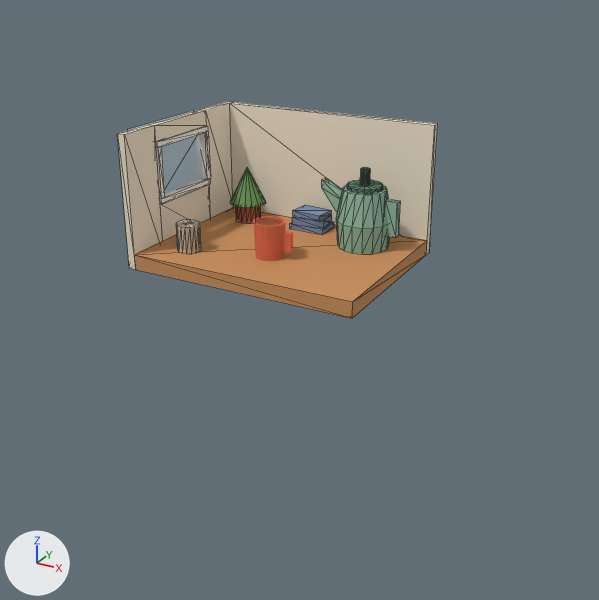
What one commit did to the glTF model public/models/nook.glb.
Rendered twice from a 50 mm lens placed at (0.994, -1.726, 0.726), pointed at (0.135, -0.164, -0.054). Lighting does not change. The marker at lower left points along +X, +Y and +Z. The older version comes first. Mesh edges are drawn as thin lines on the coarser meshes. Where no turn or scale is listed for an object, it has been applied to the vertices. Vertices at exactly the same position are counted once.

Names of what the first picture shows: 'Kettle', 'Mug', 'Room', 'Window_Glass', 'Window_Sky' and 1 more.
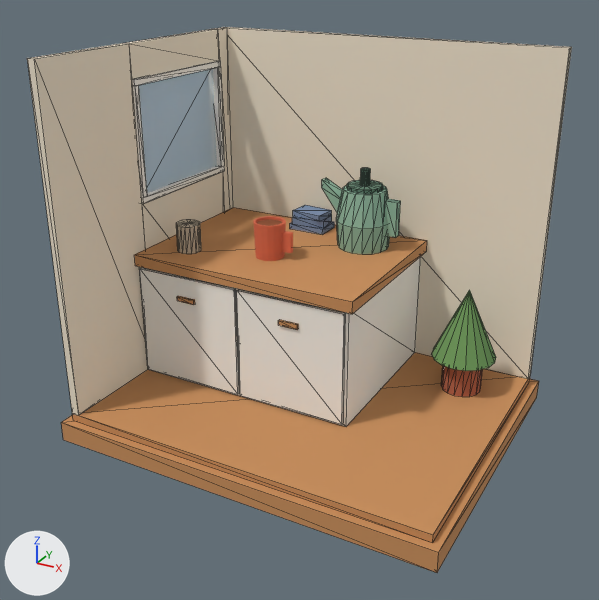
Where the change shows, as pixel boxes [x1, y1, x2, y2] in the pictures (599 x 600 px):
'Room', reshaped (70% wider, 152% taller)
    before: [118, 102, 438, 318]
    after: [27, 27, 572, 573]
'Window_Glass', moved
    before: [162, 134, 203, 194]
    after: [139, 68, 217, 193]
'Window_Sky', reshaped (not visible afterwards)
    before: [128, 110, 194, 130]
part 1 of me_room, added (pale yellow)
    after: [27, 43, 148, 416]
part 2 of me_room, added
    after: [142, 172, 225, 249]
part 3 of me_room, added
    after: [61, 379, 539, 573]
part 4 of me_room, added (orange)
    after: [72, 352, 530, 543]
part 5 of me_room, added
    after: [177, 296, 195, 305]
part 6 of me_room, added
    after: [278, 320, 298, 330]
part 7 of me_room, added
    after: [139, 256, 421, 427]
part 8 of me_room, added
    after: [140, 268, 239, 394]
part 9 of me_room, added
    after: [237, 289, 346, 424]
part 10 of me_room, added
    after: [142, 166, 225, 204]
part 11 of me_room, added
    after: [432, 290, 496, 397]
part 12 of me_room, added
    after: [126, 27, 572, 379]
part 13 of me_room, added
    after: [132, 61, 224, 198]
part 14 of me_room, reshaped
    before: [118, 125, 427, 318]
    after: [134, 241, 427, 314]

The change, as a diff of the scene's bpy script:
```diff
--- a/public/models/nook.glb.py
+++ b/public/models/nook.glb.py
@@ me_room @@
 # used by ob_room; location = (0.0, 0.0, 0.0)
-me_room.from_pydata(...)  # 183 vertices, 316 faces; spans x -0.325..0.3, y -0.225..0.245, z -0.04..0.3
+me_room.from_pydata(...)  # 237 vertices, 400 faces; spans x -0.34..0.62, y -0.495..0.265, z -0.4..0.5
+# me_room part 1: a new loose piece, a box spanning x -0.32..-0.3, y -0.475..-0.18, z -0.33..0.5, in mat_mat_wall (pale yellow #f2e6d0)
+# me_room part 2: a new loose piece, a box spanning x -0.32..-0.3, y -0.18..0.18, z -0.33..0.12, in mat_mat_wall (pale yellow #f2e6d0)
+# me_room part 3: a new loose piece, a box spanning x -0.34..0.62, y -0.495..0.265, z -0.4..-0.35, in mat_mat_wood (orange #c98f5b)
+# me_room part 4: a new loose piece, a box spanning x -0.32..0.6, y -0.475..0.245, z -0.35..-0.33, in mat_mat_wood (orange #c98f5b)
+# me_room part 5: a new loose piece, a box spanning x -0.1768..-0.1267, y -0.224..-0.218, z -0.1..-0.088, in mat_mat_wood (orange #c98f5b)
+# me_room part 6: a new loose piece, a box spanning x 0.1117..0.1618, y -0.224..-0.218, z -0.1..-0.088, in mat_mat_wood (orange #c98f5b)
+# me_room part 7: a new loose piece, a box spanning x -0.3..0.285, y -0.21..0.225, z -0.33..-0.03, in mat_mat_frame (white #f7f3ea)
+# me_room part 8: a new loose piece, a box spanning x -0.292..-0.0115, y -0.218..-0.21, z -0.322..-0.038, in mat_mat_frame (white #f7f3ea)
+# me_room part 9: a new loose piece, a box spanning x -0.0035..0.277, y -0.218..-0.21, z -0.322..-0.038, in mat_mat_frame (white #f7f3ea)
+# me_room part 10: a new loose piece, a box spanning x -0.325..-0.295, y -0.18..0.18, z 0.12..0.135, in mat_mat_frame (white #f7f3ea)
+# me_room part 11: a new loose piece of 51 vertices spanning x 0.38..0.54, y 0.02..0.18, z -0.33..-0.06
+# me_room part 12: a new loose piece of 20 vertices spanning x -0.32..0.6, y -0.18..0.245, z -0.33..0.5, in mat_mat_wall (pale yellow #f2e6d0)
+# me_room part 13: a new loose piece of 20 vertices spanning x -0.325..-0.295, y -0.18..0.18, z 0.135..0.42, in mat_mat_frame (white #f7f3ea)
+# me_room part 14: 4 vertices moved from x -0.3..0.3, y -0.225..0.225, z -0.04 to x -0.3..0.3, y -0.225..0.225, z -0.03; 8 vertices removed from x -0.32..-0.3, y -0.225..-0.11, z -0.04..0.3
+# other edits to the shape of me_room do not show in these pictures
 me_room.materials.append(mat_mat_wall)
@@ me_window_sky @@
 # used by ob_window_sky; location = (-0.36, 0.0, 0.18)
-me_window_sky.from_pydata(...)  # 4 vertices, 2 faces; spans x 0.0, y -0.14..0.14, z -0.11..0.11
-me_window_sky.vertices[0].co = (0.0, -0.14, -0.11)
-me_window_sky.vertices[1].co = (0.0, 0.14, -0.11)
-me_window_sky.vertices[2].co = (0.0, 0.14, 0.11)  # pixel (194, 110)
-me_window_sky.vertices[3].co = (0.0, -0.14, 0.11)  # pixel (127, 129)
+me_window_sky.from_pydata(...)  # 4 vertices, 2 faces; spans x 0.0, y -0.2..0.2, z -0.17..0.17
+# me_window_sky part 15
+me_window_sky.vertices[0].co = (0.0, -0.2, -0.17)
+me_window_sky.vertices[1].co = (0.0, 0.2, -0.17)
+me_window_sky.vertices[2].co = (0.0, 0.2, 0.17)
+me_window_sky.vertices[3].co = (0.0, -0.2, 0.17)
 me_window_sky.materials.append(mat_mat_sky)
@@ ob_window_glass @@
 ob_window_glass = bpy.data.objects.new('Window_Glass', me_window_glass)
-ob_window_glass.location = (-0.31, 0.0, 0.18)
+ob_window_glass.location = (-0.31, 0.0, 0.27)
```
